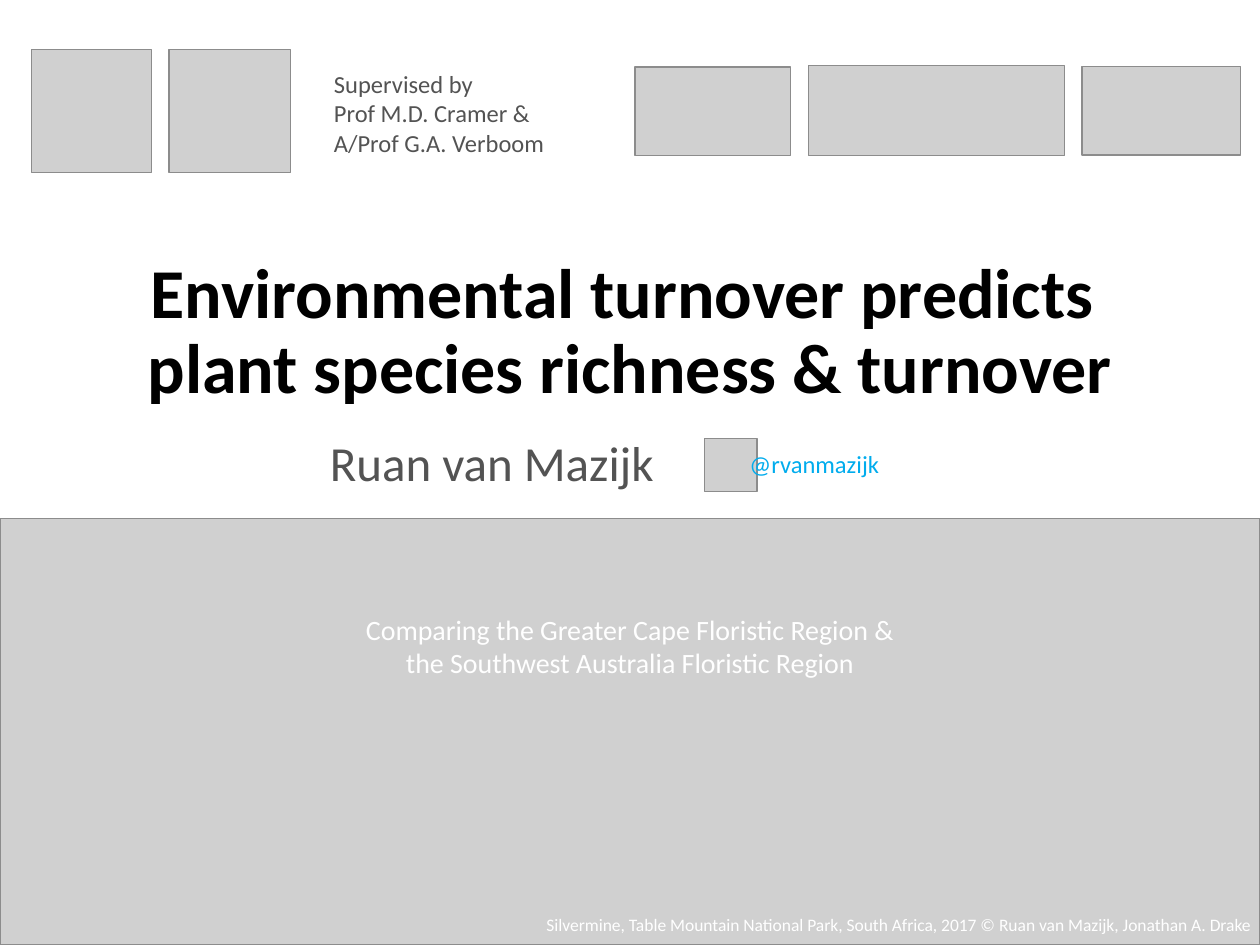
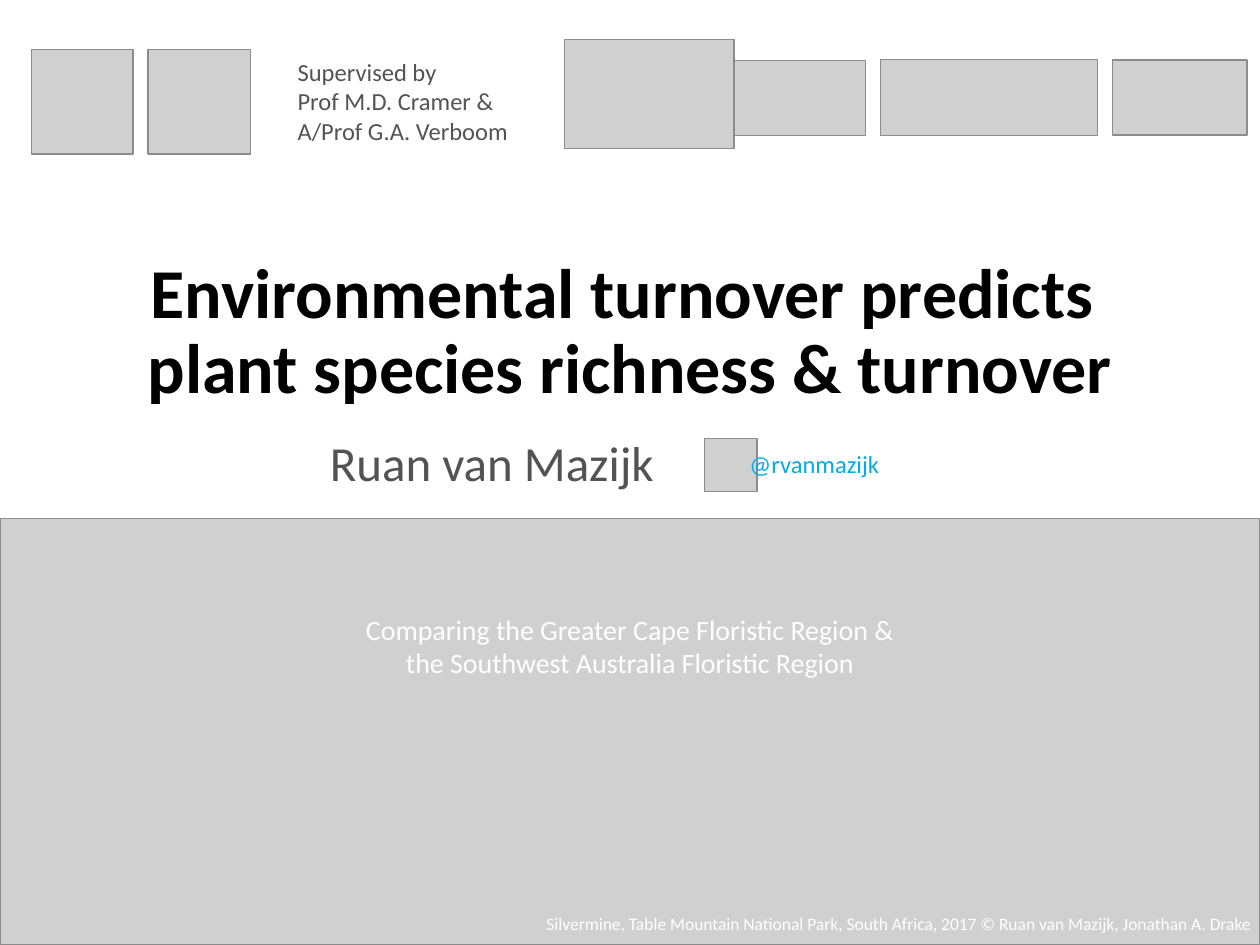
Before and after one commit to rvanmazijk/Cape-vs-SWA, a slide deck: slide 1 of SAAB-AMA-SASSB-2019-talk/coverslide.pptx. Drawn at 1260x945 pixels with LibreOffice and Linux fonts; fonts in the diff are those of the drawing; grey boxes stand for pictures. Boxes give left, top, right and bottom in pixels: in the first picture for what was removed or moved away, otherwise in the second. Text is boxed around its words. In the diff, an @@ line names an element or a change of style, - is before the commit and + after.

```diff
--- a/SAAB-AMA-SASSB-2019-talk/coverslide.pptx
+++ b/SAAB-AMA-SASSB-2019-talk/coverslide.pptx
@@ picture: place and size @@
-picture at [32, 50, 151, 174]
+picture at [32, 50, 134, 155]
@@ picture: place and size @@
-picture at [169, 50, 290, 174]
+picture at [147, 50, 251, 155]
@@ text "Supervised by": place and size @@
-text "Supervised by" at [334, 76, 544, 153]
+text "Supervised by" at [298, 64, 508, 141]
@@ picture added at [564, 39, 735, 149] @@
@@ picture: place and size @@
-picture at [809, 66, 1065, 155]
+picture at [881, 59, 1097, 135]
@@ picture: place and size @@
-picture at [635, 67, 790, 155]
+picture at [735, 60, 866, 136]
@@ picture: place and size @@
-picture at [1082, 67, 1241, 156]
+picture at [1113, 60, 1247, 136]
```
Also in this commit, not shown: 2 other files.
